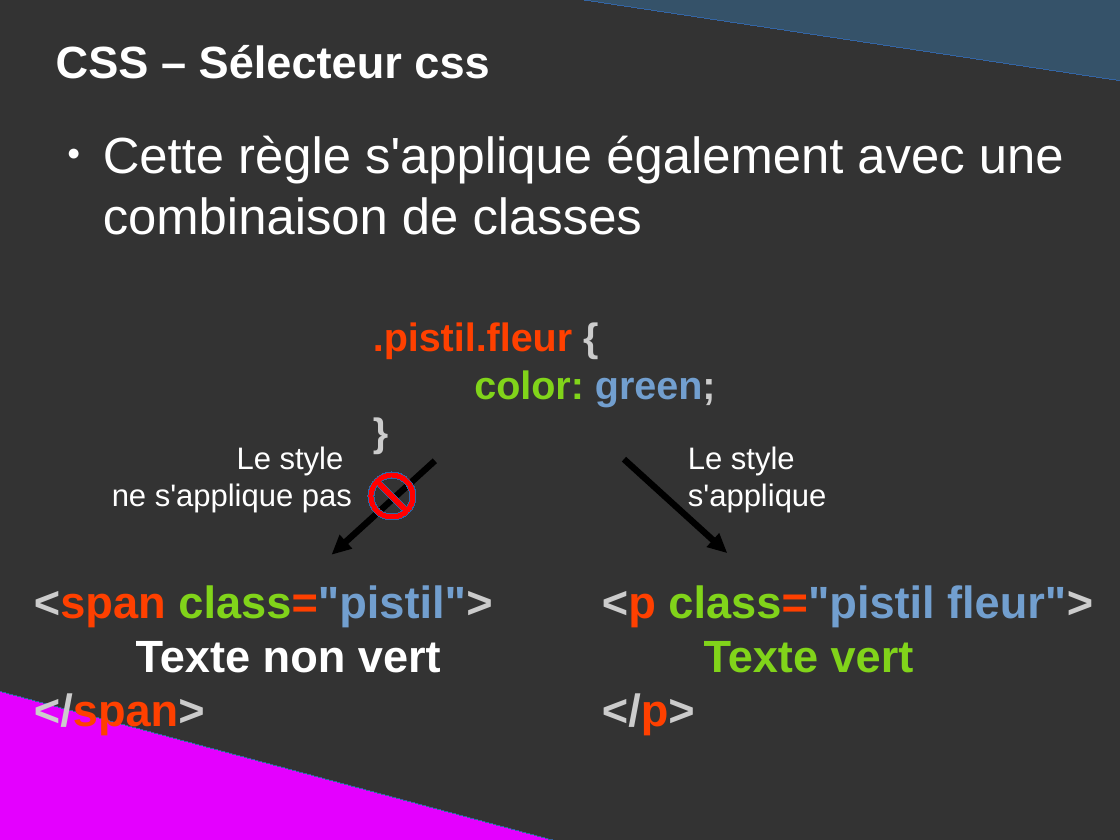
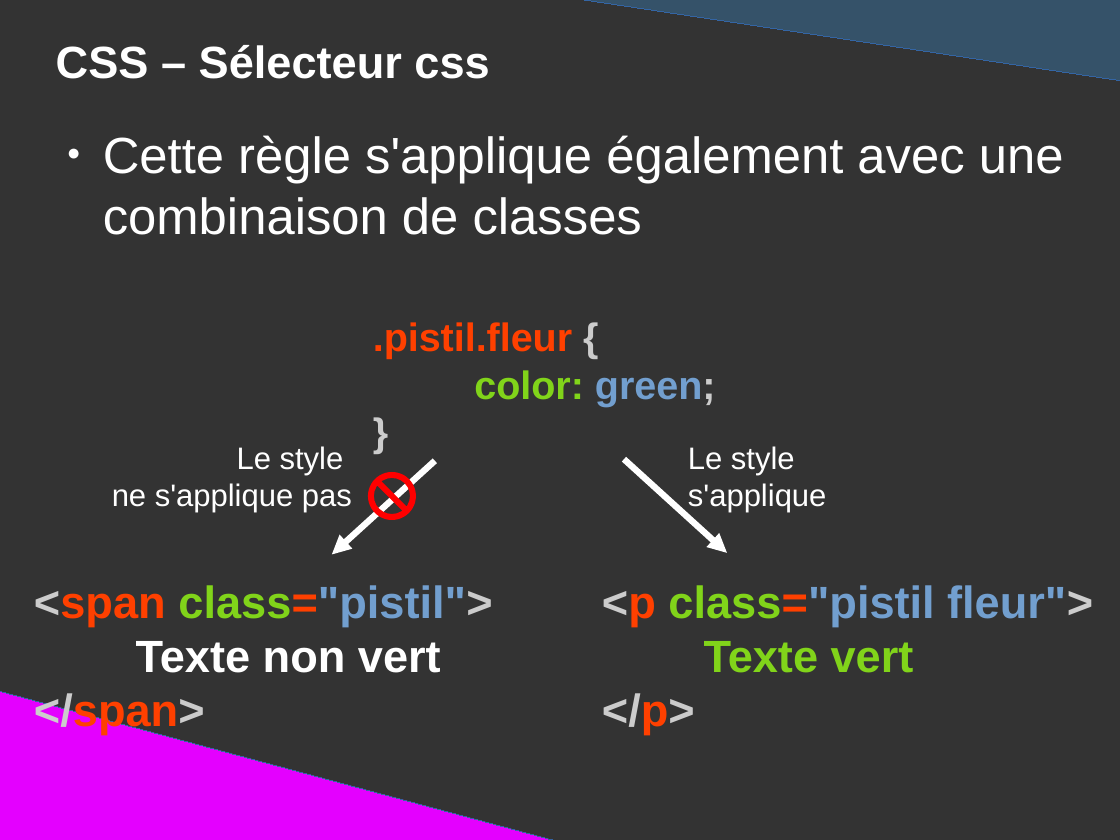
Before and after one commit to DanYellow/presentations, a slide deck: slide 89 of mmi/html/travaux-pratiques/numero-1/presentation.odp. Drawn at 1120x840 pixels with LibreOffice and Linux fonts; fonts in the diff are those of the drawing. Boxes give left, top, right and bottom in pixels: in the first picture for what was removed or moved away, otherwise in the second. Text is boxed around its words. In the diff, an @@ line names an element or a change of style, - is before the commit and + after.

```diff
--- a/mmi/html/travaux-pratiques/numero-1/presentation.odp
+++ b/mmi/html/travaux-pratiques/numero-1/presentation.odp
@@ arrow (435, 461) - (332, 555): stroke #000000 4.51 pt to #FFFFFF 4.51 pt @@
@@ no-entry sign at (368,473,416,520): outline #3465A4 0 pt to none @@
@@ arrow (624, 459) - (728, 553): stroke #000000 4.51 pt to #FFFFFF 4.51 pt @@
```
Also in this commit, not shown: 8 other slides changed, 3 other files.
